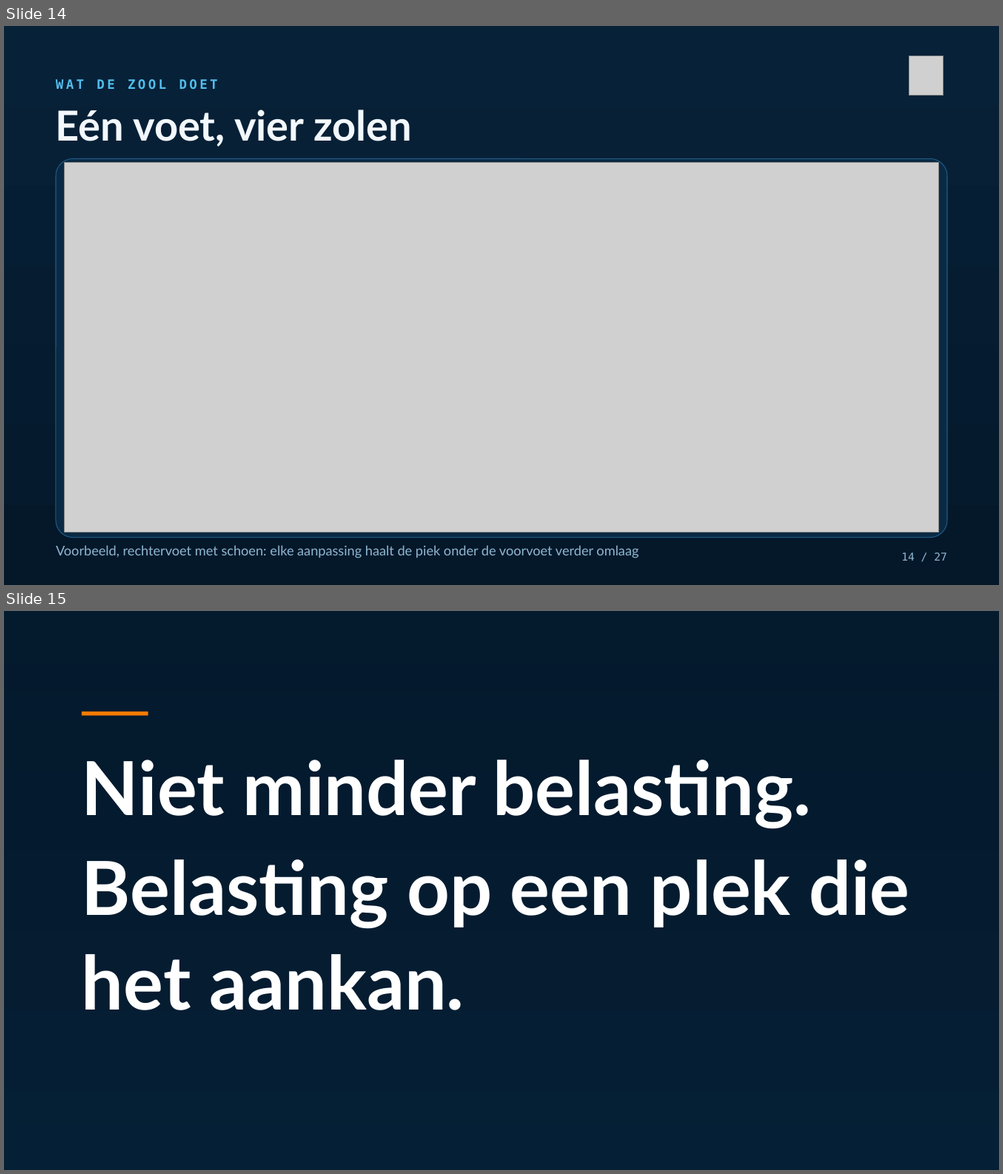
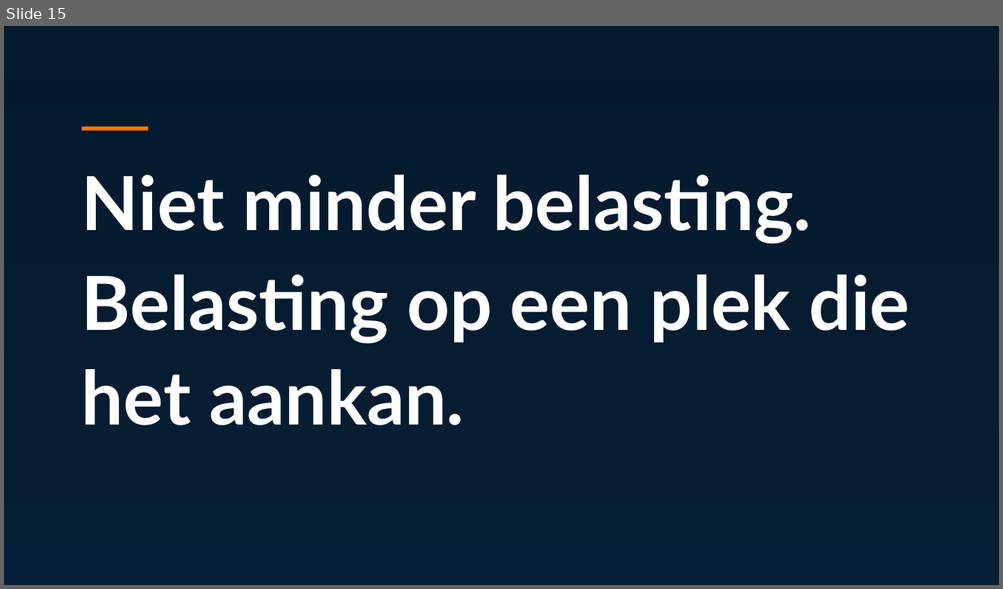
Before and after one commit to Dellfs/paradise-project, a slide deck: PARADISE_presentatie/PARADISE_az_groeninge.pptx. Shown one above the other, each under a label of ours: slides 14 and 15 before the commit, slide 15 after it. The pictures are 1003x1174 and 1003x589 pixels, drawn with LibreOffice and Linux fonts; fonts in the diff are those of the drawing; grey boxes stand for pictures; background and template pictures are left out; a plain dark background stands for a picture behind light text. Boxes give left, top, right and bottom in pixels: in the first picture for what was removed or moved away, otherwise in the second. Text is boxed around its words. In the diff, an @@ line names an element or a change of style, - is before the commit and + after.

```diff
--- a/PARADISE_presentatie/PARADISE_az_groeninge.pptx
+++ b/PARADISE_presentatie/PARADISE_az_groeninge.pptx
@@ slide 14 removed at [4,26,999,585], background #FFFFFF @@
@@ rectangle removed at [4,26,999,585] @@
@@ picture removed at [909,56,943,96] @@
@@ text removed at [56,79,218,89] @@
-WAT DE ZOOL DOET
@@ text removed at [56,110,412,147] @@
-Eén voet, vier zolen
@@ rounded rectangle removed at [56,158,946,538] @@
@@ picture removed at [65,163,939,533] @@
@@ text removed at [56,545,638,559] @@
-Voorbeeld, rechtervoet met schoen: elke aanpassing haalt de piek onder de voorvoet verder omlaag
@@ text removed at [901,553,947,561] @@
-14 / 27
```
Also in this commit, not shown: 23 slides changed, 5 slides added.
